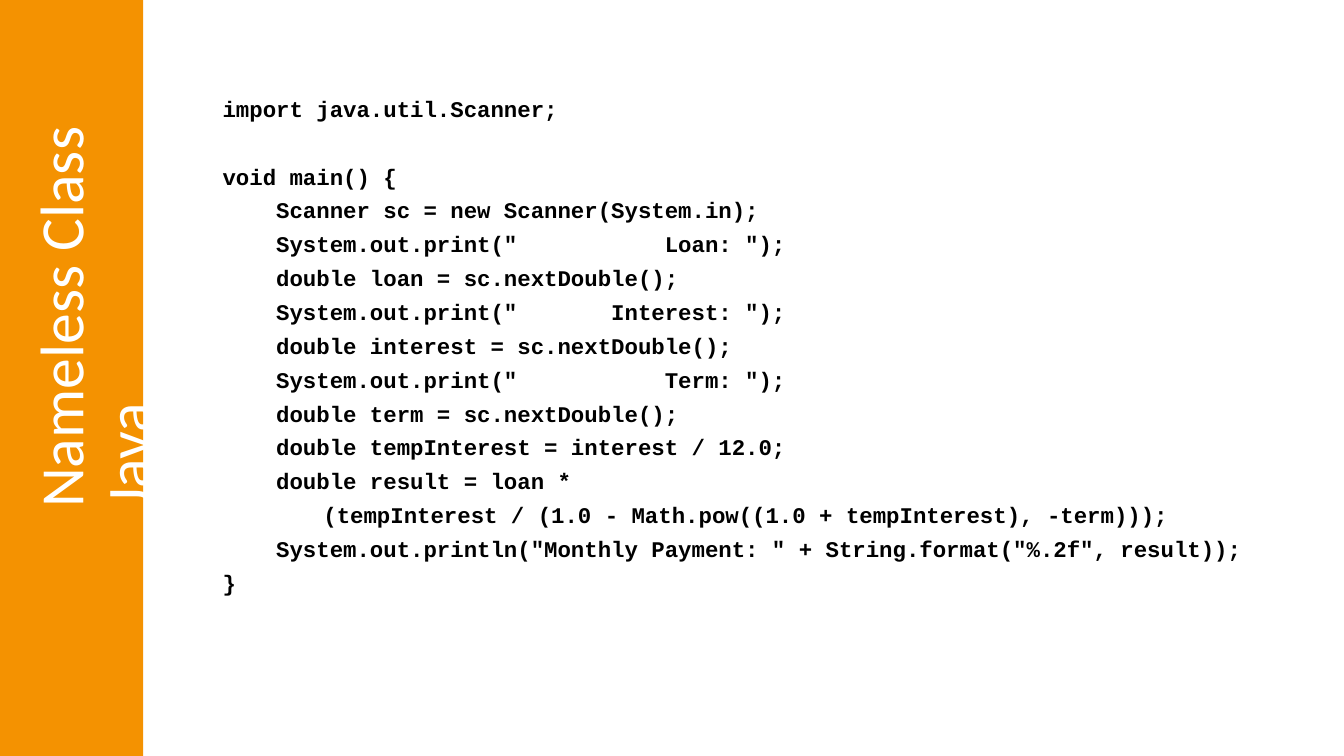
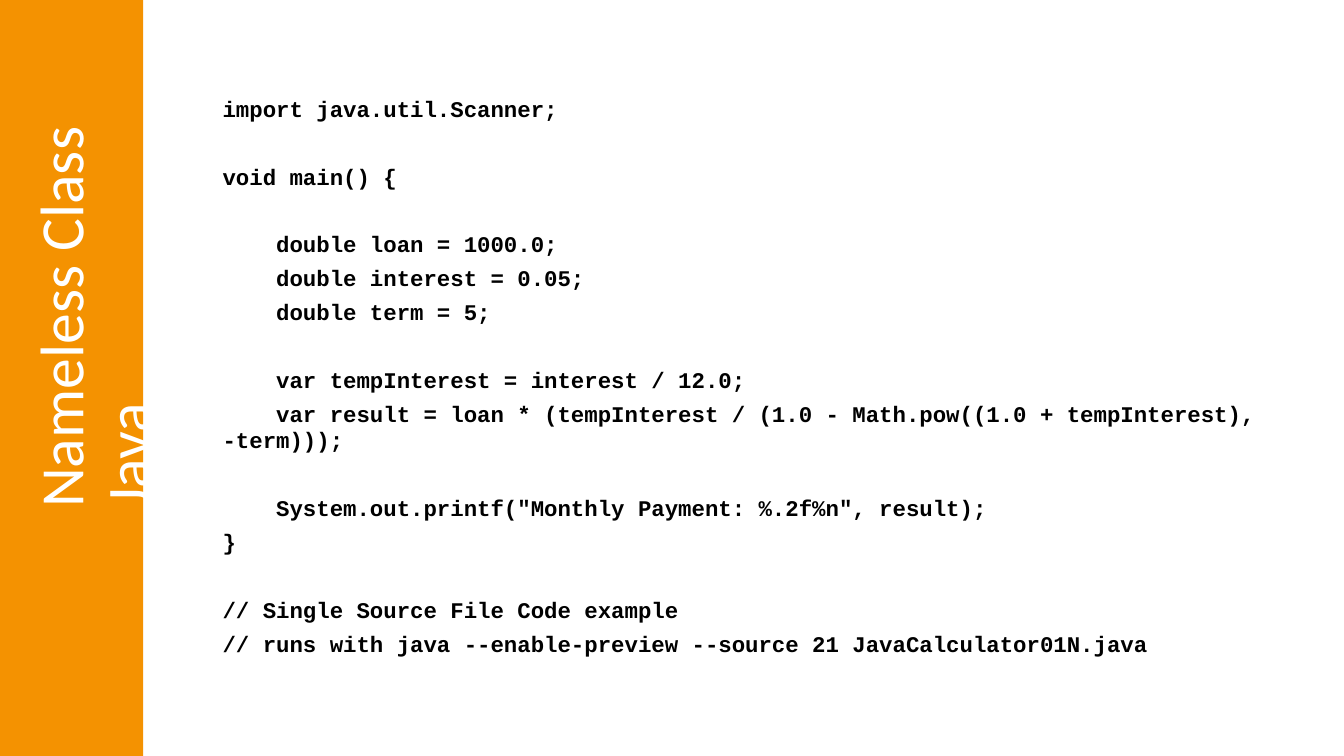
Before and after one commit to omniprof/JCP_EC_Education_WG_Presentation, a slide deck: slide 27 of Java in Education For JUGs 2.0 without notes.pptx. Drawn at 1344x756 pixels with LibreOffice and Linux fonts; fonts in the diff are those of the drawing. Boxes give left, top, right and bottom in pixels: in the first picture for what was removed or moved away, otherwise in the second. Text is boxed around its words. In the diff, an @@ line names an element or a change of style, - is before the commit and + after.

```diff
--- a/Java in Education For JUGs 2.0 without notes.pptx
+++ b/Java in Education For JUGs 2.0 without notes.pptx
@@ text at <box>223,236,1255,521</box>: text changed @@
-Scanner sc = new Scanner(System.in);
-System.out.print(" Loan: ");
-double loan = sc.nextDouble();
-System.out.print(" Interest: ");
-double interest = sc.nextDouble();
-System.out.print(" Term: ");
-double term = sc.nextDouble();
-double tempInterest = interest / 12.0;
-double result = loan *
-(tempInterest / (1.0 - Math.pow((1.0 + tempInterest), -term)));
-System.out.println("Monthly Payment: " + String.format("%.2f", result));
+double loan = 1000.0;
+double interest = 0.05;
+double term = 5;
+var tempInterest = interest / 12.0;
+var result = loan * (tempInterest / (1.0 - Math.pow((1.0 + tempInterest), -term)));
+System.out.printf("Monthly Payment: %.2f%n", result);
@@ text at <box>263,602,1147,657</box>: paragraphs added @@
+// Single Source File Code example
+// runs with java --enable-preview --source 21 JavaCalculator01N.java
```
Also in this commit, not shown: 2 other slides changed, 5 other files.
